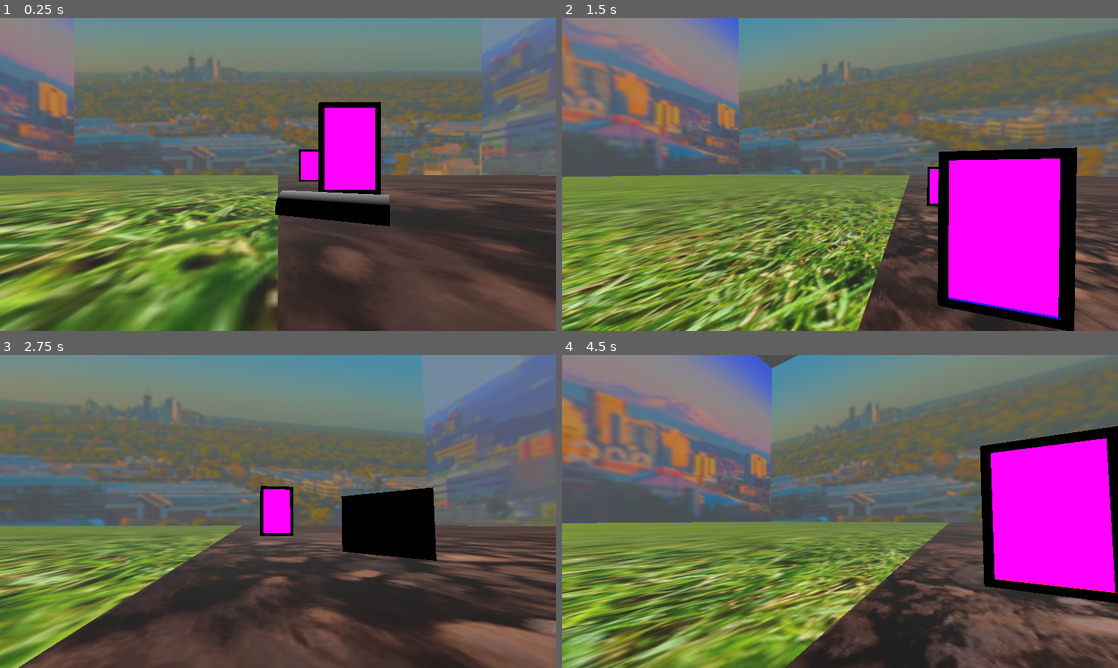
Above: before the commit, frames 1-4 (two rows, left to right).
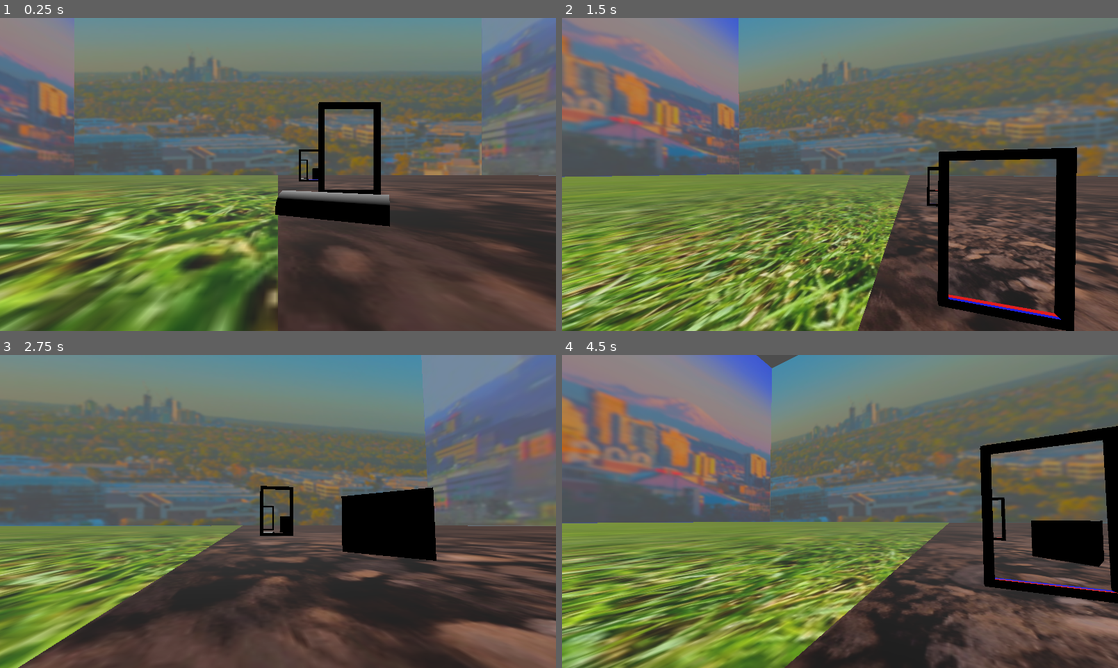
Above: after the commit, the same moments.

Repository: Terrence-Holmes/Hole-In-One
Game: Godot game, scene res://Assets/Rooms/rm_test_1.tscn
Two runs of this game, one before a commit and one after it. Both use one fixed random seed, a clock stepped at 60 frames per second and the inputs below. The project has no main scene, so this scene is started directly.
Inputs (mouse positions are in pixels of both pictures, inside the frame that each line leads up to):
- Up to frame 1 (0.25 s): no input
- Up to frame 2 (1.5 s): tap Enter at 0.5 s; move the mouse to (867, 174) at 0.52 s; hold Up (Up) from 0.53 s (still down); click (867, 174) at 0.6 s; move the mouse to (812, 174) at 1.27 s; tap Space (Select) at 1.35 s
- Up to frame 3 (2.75 s): keep holding Up (Up); move the mouse to (289, 505) at 2.02 s; click (289, 505) at 2.1 s
- Up to frame 4 (4.5 s): keep holding Up (Up); move the mouse to (834, 517) at 2.77 s; tap Space (Select) at 2.85, 4.35 s; move the mouse to (878, 514) at 3.52 s; click (878, 514) at 3.6 s; move the mouse to (795, 508) at 4.27 s

The runs differ from the first frame. In frame 1, 2.7% of the frame differs, in the area x 54-68%, y 28-55%; in frame 2, 9.6%, in the area x 66-90%, y 44-96%; in frame 3, 0.7%; in frame 4, 9.5%.
Error before the commit: Trying to get a return value of a method that returns "void" (res://Assets/Props/Scripts/Portal.gd:105)

Commit message:
Fixed an oops

Diff:
--- a/Assets/Props/Scripts/Portal.gd
+++ b/Assets/Props/Scripts/Portal.gd
@@ -78,6 +78,8 @@
 		cameraViewContainer.add_child(newView)
 		newView.name = "CameraView" + str(i)
 		newView.material = portalMaterial.duplicate()
+		var newViewportPath : NodePath = NodePath("PortalSpawner/" + name + "/Viewports/CameraViewport" + str(i))
+		newView.material.get_shader_parameter("texture_albedo").viewport_path = newViewportPath
 		portalMaskPlus = 0 if (portal1) else recursiveCount
 		newView.set_layer_mask_value(1, false)
 		newView.set_layer_mask_value(i + portalMaskPlus + 2, true)
@@ -102,7 +104,7 @@
 	for i in range(cameraViews.size()):
 		var newViewportPath : NodePath = NodePath("PortalSpawner/" + name + "/Viewports/CameraViewport" + str(i))
 		print(get_parent().get_parent().get_node(newViewportPath))
-		cameraViews[i].material.set_shader_parameter("texture_albedo").viewport_path = newViewportPath
+		#cameraViews[i].material.set_shader_parameter("texture_albedo").viewport_path = newViewportPath
 		#print(name + " " + str(i) + " : " + str(cameraViews[i]) + "  |  " + str(cameraViews[i].material.get_shader_parameter("texture_albedo").viewport_path))
 
 
